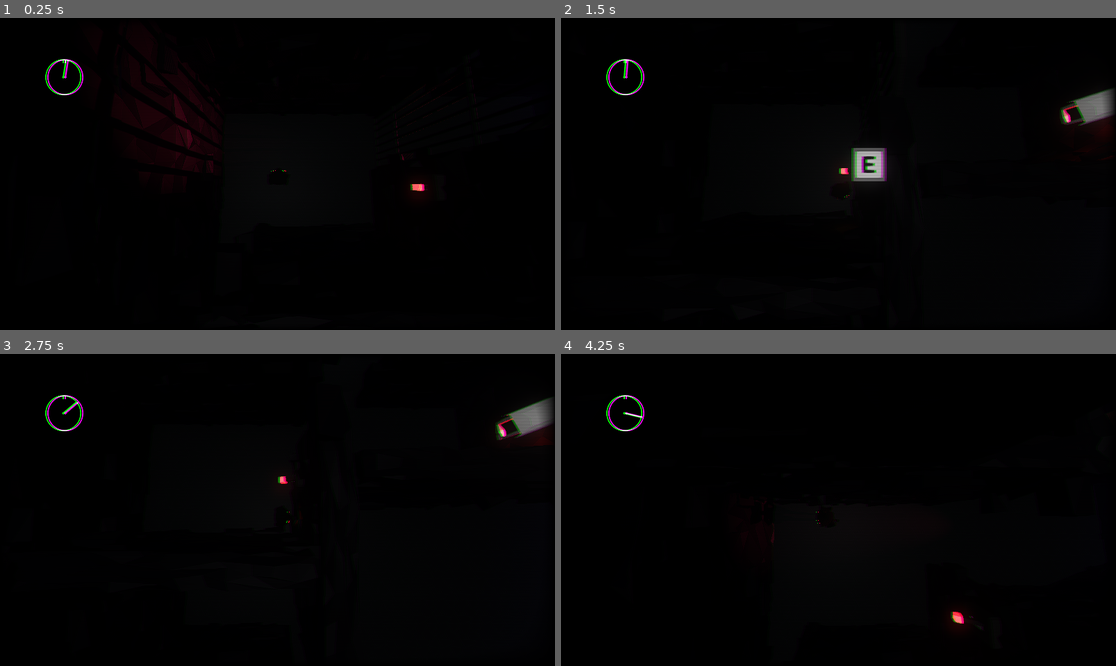
Above: before the commit, frames 1-4 (two rows, left to right).
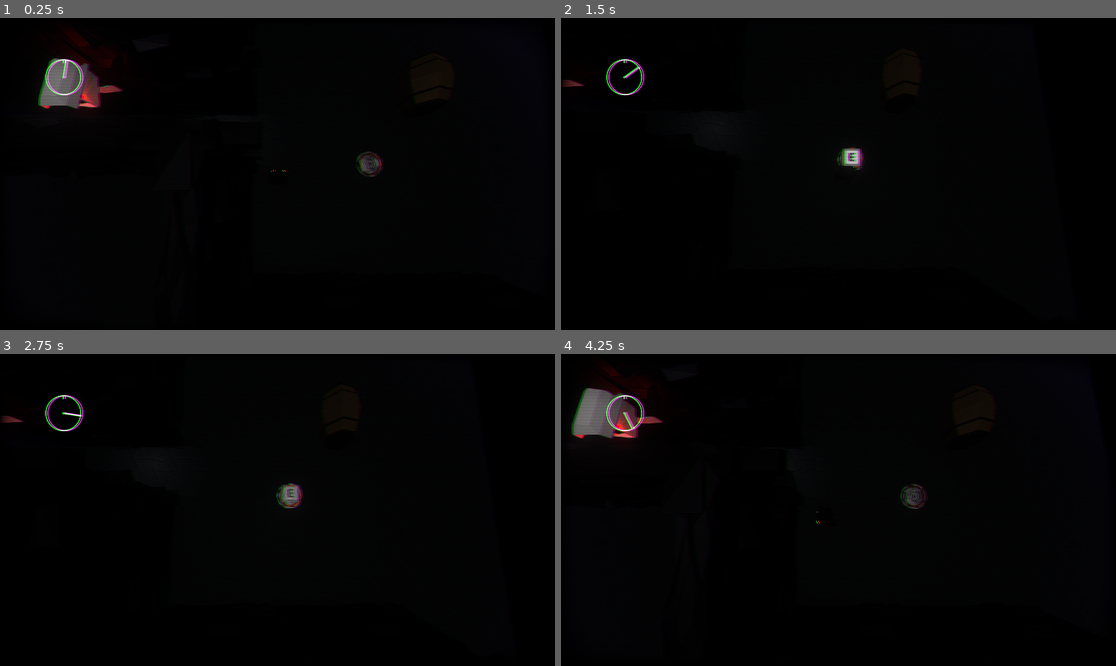
Above: after the commit, the same moments.

Repository: TeaWhyDee/ctssagit
Game: Godot game, scene res://scenes/Main.tscn
Same seed, same stepped clock (60 frames per second), same inputs: the game is played once before the commit and once after it.
Inputs:
- Up to frame 1 (0.25 s): no input
- Up to frame 2 (1.5 s): tap Enter at 0.5 s; hold D (move_right) 0.53-1.28 s; hold E (action) 0.53-1.28 s; hold S (move_down) from 1.28 s (still down); tap E (action) at 1.35 s
- Up to frame 3 (2.75 s): release S (move_down) at 2.03 s; hold D (move_right) from 2.03 s (still down); hold E (action) from 2.03 s (still down)
- Up to frame 4 (4.25 s): release D (move_right) at 2.78 s; release E (action) at 2.78 s; hold W (move_up) 2.78-3.53 s; tap E (action) at 2.85 s; hold A (move_left) from 3.53 s (still down); hold E (action) from 3.53 s (still down)

The runs differ from the first frame. In frame 1, 3.0% of the frame differs, in the area x 6-84%, y 4-56%; in frame 2, 1.8%; in frame 3, 1.4%; in frame 4, 2.3%.

Commit message:
manhole yo

Diff:
--- a/project.godot
+++ b/project.godot
@@ -79,8 +79,7 @@
 }
 action={
 "deadzone": 0.5,
-"events": [ Object(InputEventMouseButton,"resource_local_to_scene":false,"resource_name":"","device":0,"alt":false,"shift":false,"control":false,"meta":false,"command":false,"button_mask":0,"position":Vector2( 0, 0 ),"global_position":Vector2( 0, 0 ),"factor":1.0,"button_index":1,"pressed":false,"doubleclick":false,"script":null)
-, Object(InputEventKey,"resource_local_to_scene":false,"resource_name":"","device":0,"alt":false,"shift":false,"control":false,"meta":false,"command":false,"pressed":false,"scancode":0,"physical_scancode":69,"unicode":0,"echo":false,"script":null)
+"events": [ Object(InputEventKey,"resource_local_to_scene":false,"resource_name":"","device":0,"alt":false,"shift":false,"control":false,"meta":false,"command":false,"pressed":false,"scancode":0,"physical_scancode":69,"unicode":0,"echo":false,"script":null)
  ]
 }
 
--- a/scenes/Main.tscn
+++ b/scenes/Main.tscn
@@ -7,18 +7,22 @@
 [ext_resource path="res://scenes/Button.tscn" type="PackedScene" id=5]
 [ext_resource path="res://scenes/Door.tscn" type="PackedScene" id=6]
 [ext_resource path="res://scripts/alarm_activator.gd" type="Script" id=7]
-[ext_resource path="res://scenes/ElectricPlate.tscn" type="PackedScene" id=8]
 [ext_resource path="res://resources/3d/wall.tscn" type="PackedScene" id=9]
 [ext_resource path="res://audio/sfx/alarm_loop_00.wav" type="AudioStream" id=10]
 [ext_resource path="res://textures/floor.png" type="Texture" id=11]
 [ext_resource path="res://scenes/Barrel.tscn" type="PackedScene" id=12]
 [ext_resource path="res://scenes/ManholeObj.tscn" type="PackedScene" id=13]
+[ext_resource path="res://textures/floor-normal.png" type="Texture" id=14]
 
 [sub_resource type="SpatialMaterial" id=3]
 albedo_color = Color( 0.635294, 0.635294, 0.635294, 1 )
 albedo_texture = ExtResource( 11 )
 metallic = 0.03
-roughness = 0.56
+roughness = 0.69
+normal_enabled = true
+normal_scale = 1.0
+normal_texture = ExtResource( 14 )
+uv1_scale = Vector3( 0.5, 0.5, 0.5 )
 uv1_triplanar = true
 
 [sub_resource type="Environment" id=1]
@@ -50,7 +54,7 @@
 [node name="World2" type="Spatial"]
 
 [node name="Player" parent="." instance=ExtResource( 1 )]
-transform = Transform( 1, 0, 0, 0, 1, 0, 0, 0, 1, 16.6152, 0.5, -13.7125 )
+transform = Transform( 1, 0, 0, 0, 1, 0, 0, 0, 1, 48.2723, 0.499999, -17.7907 )
 
 [node name="Alarm" type="AudioStreamPlayer3D" parent="Player/Camera" index="1"]
 transform = Transform( 1, 0, 0, 0, 1, 0, 0, 0, 1, 0, -9.53674e-07, 6 )
@@ -395,7 +399,7 @@
 
 [node name="DirectionalLight" type="DirectionalLight" parent="."]
 transform = Transform( 1, 0, 0, 0, -4.37114e-08, 1, 0, -1, -4.37114e-08, 0, 0, 0 )
-light_energy = 0.1
+light_energy = 0.088
 
 [node name="WorldEnvironment" type="WorldEnvironment" parent="."]
 environment = SubResource( 1 )
@@ -404,8 +408,5 @@
 stream = ExtResource( 4 )
 bus = "Music"
 
-[node name="ElectricPlate" parent="." instance=ExtResource( 8 )]
-transform = Transform( 1, 0, 0, 0, 1, 0, 0, 0, 1, 2.46353, 0.1, -5.67867 )
-
 [editable path="Player"]
 [editable path="Player/Mesh"]
--- a/scenes/ManholeObj.tscn
+++ b/scenes/ManholeObj.tscn
@@ -29,6 +29,6 @@
 
 [node name="Prompt" parent="." instance=ExtResource( 3 )]
 transform = Transform( 1, 0, 0, 0, 1, 0, 0, 0, 1, 0, 0.720645, 0 )
-appear_distance = 3.0
+appear_distance = 2.0
 
 [editable path="Mesh"]
--- a/scripts/manhole.gd
+++ b/scripts/manhole.gd
@@ -1,6 +1,28 @@
 extends StaticBody
 
+var hidden: bool
 onready var player = get_tree().get_nodes_in_group("player")[0]
 
+func _input(event: InputEvent):
+	if event.is_action_pressed("action"):
+		if not $Mesh/AnimationPlayer.is_playing():
+			if player in $Area.get_overlapping_bodies() and not hidden:
+				enter()
+			elif hidden:
+				exit()
+
 func enter():
+	if player.hide_in_manhole(self):
+		var dir = global_translation.direction_to(player.global_translation)
+		$Mesh.rotation.y = atan2(-dir.z, dir.x) - PI / 2
+		$Mesh/AnimationPlayer.play("open")
+		var tween = create_tween()
+		tween.tween_property($Prompt, "modulate", Color("#44ffffff"), 0.5)
+		hidden = true
+
+func exit():
+	player.unmanhole()
 	$Mesh/AnimationPlayer.play("open")
+	var tween = create_tween()
+	tween.tween_property($Prompt, "modulate", Color.white, 0.5)
+	hidden = false
--- a/scripts/player.gd
+++ b/scripts/player.gd
@@ -12,6 +12,7 @@
 var pushing_timer: float
 var barrel_mode: bool
 var barrel_timeout: float = 0.1
+var manholed: bool
 onready var camera_init_pos = $Camera.translation
 onready var camera_init_fov = $Camera.fov
 
@@ -24,49 +25,50 @@
 	Global.connect("timeout", self, "_on_timeout")
 
 func _physics_process(delta: float):
-	var input_vector = Input.get_vector("move_left", "move_right", "move_up", "move_down")
-	direction = input_vector
-	if not barrel_mode:
-		if pushing:
-			pushing_speed = lerp(pushing_speed, INERTIA, delta * 5)
-			velocity = Vector3(direction.x, 0, direction.y) * pushing_speed
+	if not manholed:
+		var input_vector = Input.get_vector("move_left", "move_right", "move_up", "move_down")
+		direction = input_vector
+		if not barrel_mode:
+			if pushing:
+				pushing_speed = lerp(pushing_speed, INERTIA, delta * 5)
+				velocity = Vector3(direction.x, 0, direction.y) * pushing_speed
+			else:
+				pushing_speed = lerp(pushing_speed, 0, delta * 10)
+				velocity = velocity.linear_interpolate(Vector3(direction.x, 0, direction.y) * SPEED, delta * 10)
 		else:
-			pushing_speed = lerp(pushing_speed, 0, delta * 10)
-			velocity = velocity.linear_interpolate(Vector3(direction.x, 0, direction.y) * SPEED, delta * 10)
-	else:
-		velocity = velocity.linear_interpolate(Vector3(direction.x, 0, direction.y) * BARREL_SPEED, delta)
-		if barrel_timeout > 0:
-			barrel_timeout -= delta
-		$BarrelMesh.rotate_x(-velocity.length() / 60)
-	velocity.y -= 1
-	velocity = move_and_slide(velocity, Vector3.UP, false, 4, PI / 4, false)
+			velocity = velocity.linear_interpolate(Vector3(direction.x, 0, direction.y) * BARREL_SPEED, delta)
+			if barrel_timeout > 0:
+				barrel_timeout -= delta
+			$BarrelMesh.rotate_x(-velocity.length() / 60)
+		velocity.y -= 1
+		velocity = move_and_slide(velocity, Vector3.UP, false, 4, PI / 4, false)
 
-	var pushed = false
-	for i in get_slide_count():
-		var col = get_slide_collision(i)
-		if col.collider.is_in_group("box"):
-			col.collider.add_velo(-col.normal * pushing_speed)
-			pushed = true
+		var pushed = false
+		for i in get_slide_count():
+			var col = get_slide_collision(i)
+			if col.collider.is_in_group("box"):
+				col.collider.add_velo(-col.normal * pushing_speed)
+				pushed = true
 
-	if not pushed:
-		pushing_timer += delta
-		if pushing_timer > 0.1:
-			pushing = false
+		if not pushed:
+			pushing_timer += delta
+			if pushing_timer > 0.1:
+				pushing = false
+				pushing_timer = 0
+		else:
+			pushing = true
 			pushing_timer = 0
-	else:
-		pushing = true
-		pushing_timer = 0
 
-	$Camera.transform.origin = $Camera.transform.origin.linear_interpolate(transform.origin + camera_init_pos, delta * 15)
-	if direction:
-		rotation.y = lerp_angle(rotation.y, Vector2(-direction.y, -direction.x).angle(), delta * 10)
+		$Camera.transform.origin = $Camera.transform.origin.linear_interpolate(transform.origin + camera_init_pos, delta * 15)
+		if direction:
+			rotation.y = lerp_angle(rotation.y, Vector2(-direction.y, -direction.x).angle(), delta * 10)
 
-	if pushing and direction:
-		$Mesh/AnimationPlayer.play("push")
-	elif velocity.length() > 3:
-		$Mesh/AnimationPlayer.play("walk", -1, 2)
-	else:
-		$Mesh/AnimationPlayer.play("idle")
+		if pushing and direction:
+			$Mesh/AnimationPlayer.play("push")
+		elif velocity.length() > 3:
+			$Mesh/AnimationPlayer.play("walk", -1, 2)
+		else:
+			$Mesh/AnimationPlayer.play("idle")
 
 func _input(event):
 	if event.is_action_pressed("action"):
@@ -90,6 +92,22 @@
 	barrel_mode = false
 	emit_signal("unbarreled")
 
+func hide_in_manhole(manhole: Spatial):
+	if not barrel_mode:
+		$CollisionShape.disabled = true
+		var dir = global_translation.direction_to(manhole.global_translation)
+		rotation.y = atan2(-dir.z, dir.x) - PI / 2
+		global_translation = manhole.global_translation - dir * 1.1
+		$Mesh/AnimationPlayer.play("cat_hide")
+		manholed = true
+	return not barrel_mode
+
+func unmanhole():
+	$Mesh/AnimationPlayer.play_backwards("cat_hide")
+	yield($Mesh/AnimationPlayer, "animation_finished")
+	$CollisionShape.disabled = false
+	manholed = false
+
 func _on_timeout():
 	if not Global.intro:
 		var tween = create_tween().set_trans(Tween.TRANS_EXPO).set_ease(Tween.EASE_OUT)
Binary file added: textures/floor-normal.png
Not shown, added: textures/floor-normal.png.import
